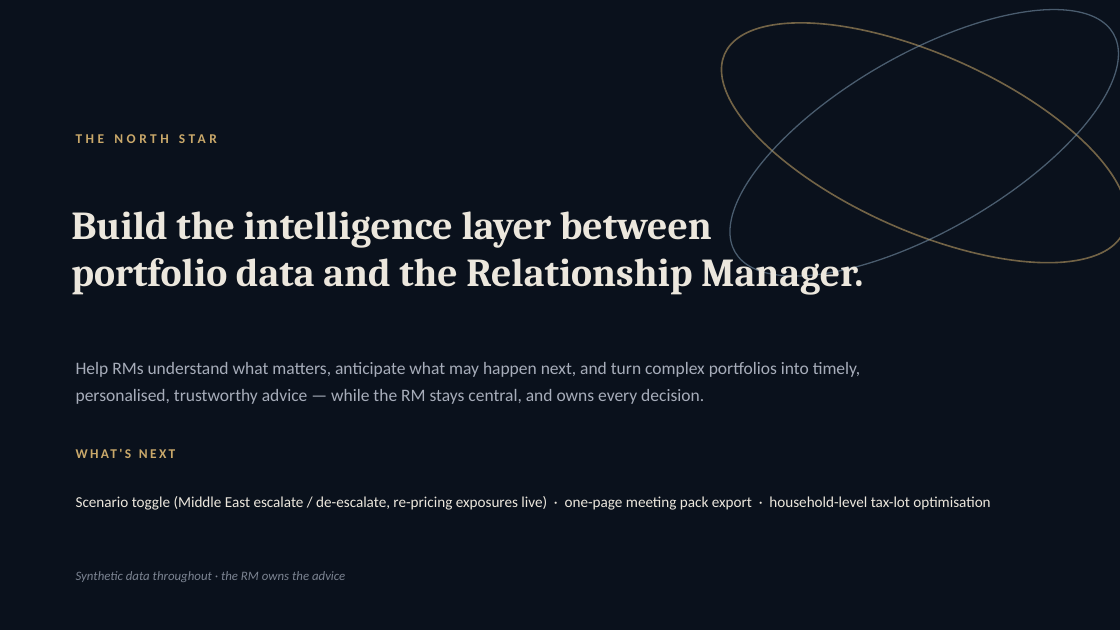
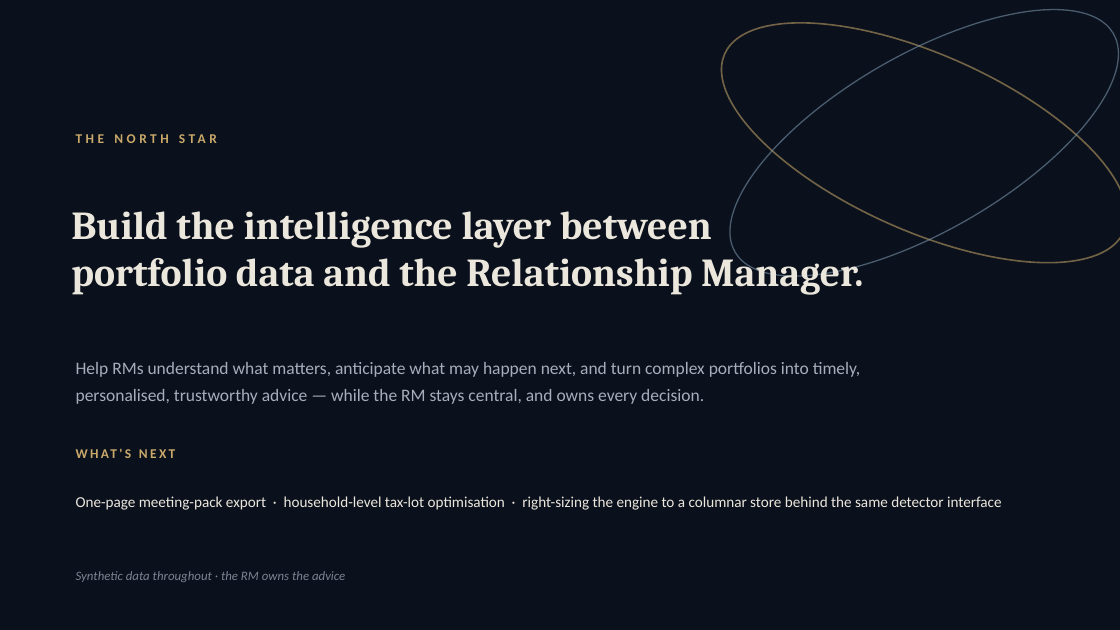
Before and after one commit to wj200/juliusbaer-wi, a slide deck: slide 14 of docs/pitch/Wealth-Intelligence-Pitch.pptx (slide 13 before the commit). Drawn at 1120x630 pixels with LibreOffice and Linux fonts; fonts in the diff are those of the drawing. Boxes give left, top, right and bottom in pixels: in the first picture for what was removed or moved away, otherwise in the second. Text is boxed around its words. In the diff, an @@ line names an element or a change of style, - is before the commit and + after.

```diff
--- a/docs/pitch/Wealth-Intelligence-Pitch.pptx
+++ b/docs/pitch/Wealth-Intelligence-Pitch.pptx
@@ text at (76,496,1002,510): text changed @@
-Scenario toggle (Middle East escalate / de-escalate, re-pricing exposures live) · one-page meeting pack export · household-level tax-lot optimisation
+One-page meeting-pack export · household-level tax-lot optimisation · right-sizing the engine to a columnar store behind the same detector interface
```
Also in this commit, not shown: 1 slide added, 1 other file.
